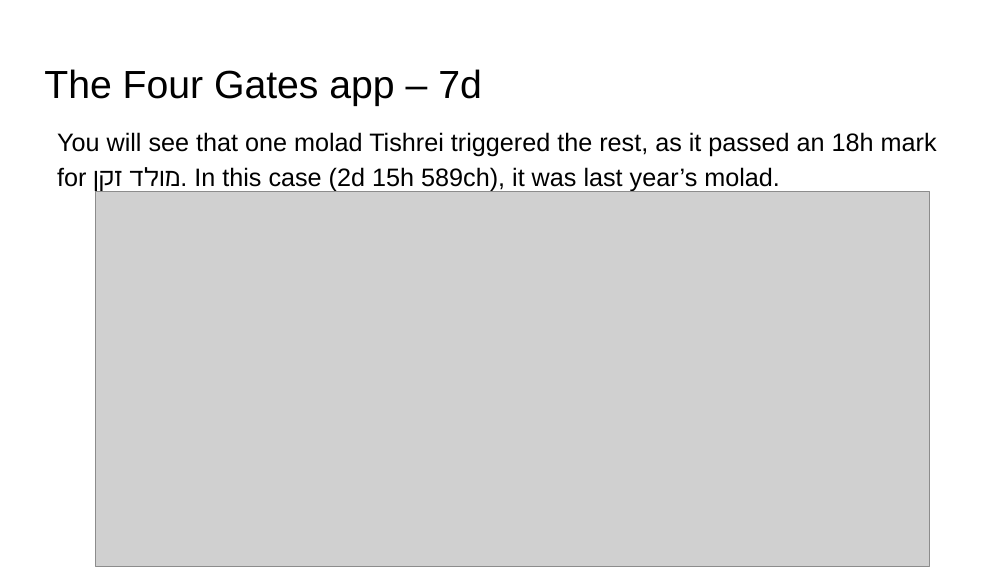
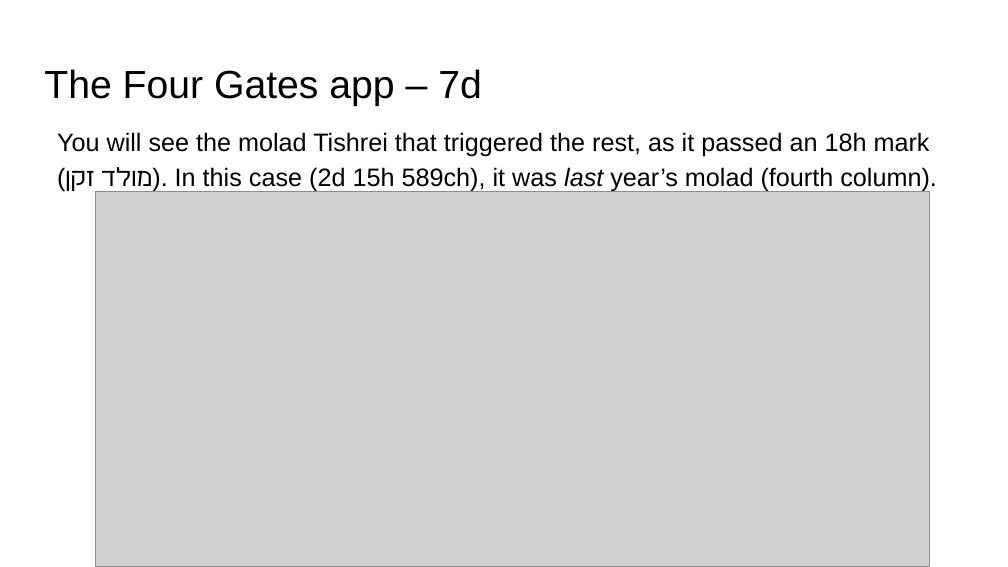
Before and after one commit to MichoelR/Keviyus, a slide deck: slide 28 of FourGates/FourGates.pptx. Drawn at 1008x567 pixels with LibreOffice and Linux fonts; fonts in the diff are those of the drawing; grey boxes stand for pictures. Boxes give left, top, right and bottom in pixels: in the first picture for what was removed or moved away, otherwise in the second. Text is boxed around its words. In the diff, an @@ line names an element or a change of style, - is before the commit and + after.

```diff
--- a/FourGates/FourGates.pptx
+++ b/FourGates/FourGates.pptx
@@ text at <box>57,132,937,193</box>: text changed @@
-You will see that one molad Tishrei triggered the rest, as it passed an 18h mark for מולד זקן. In this case (2d 15h 589ch), it was last year’s molad.
+You will see the molad Tishrei that triggered the rest, as it passed an 18h mark (מולד זקן). In this case (2d 15h 589ch), it was last year’s molad (fourth column).
```
Also in this commit, not shown: 24 other slides changed.
